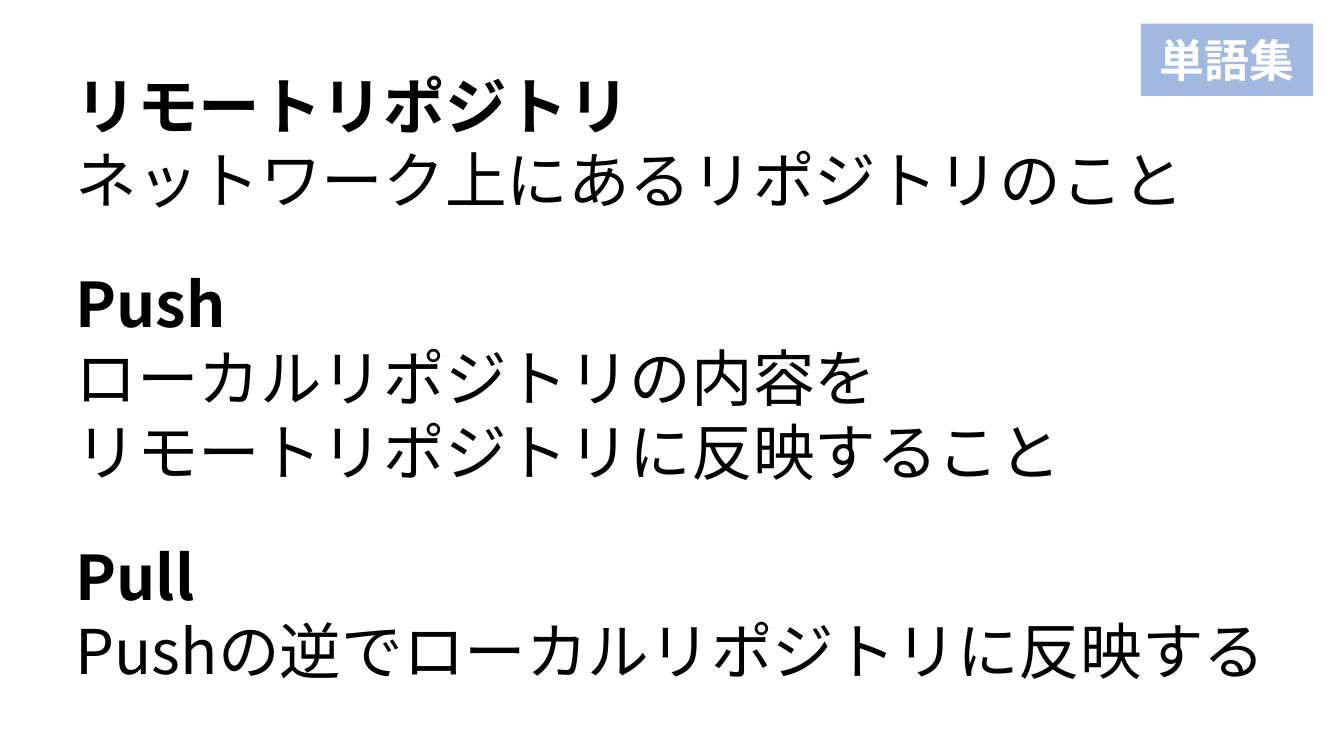
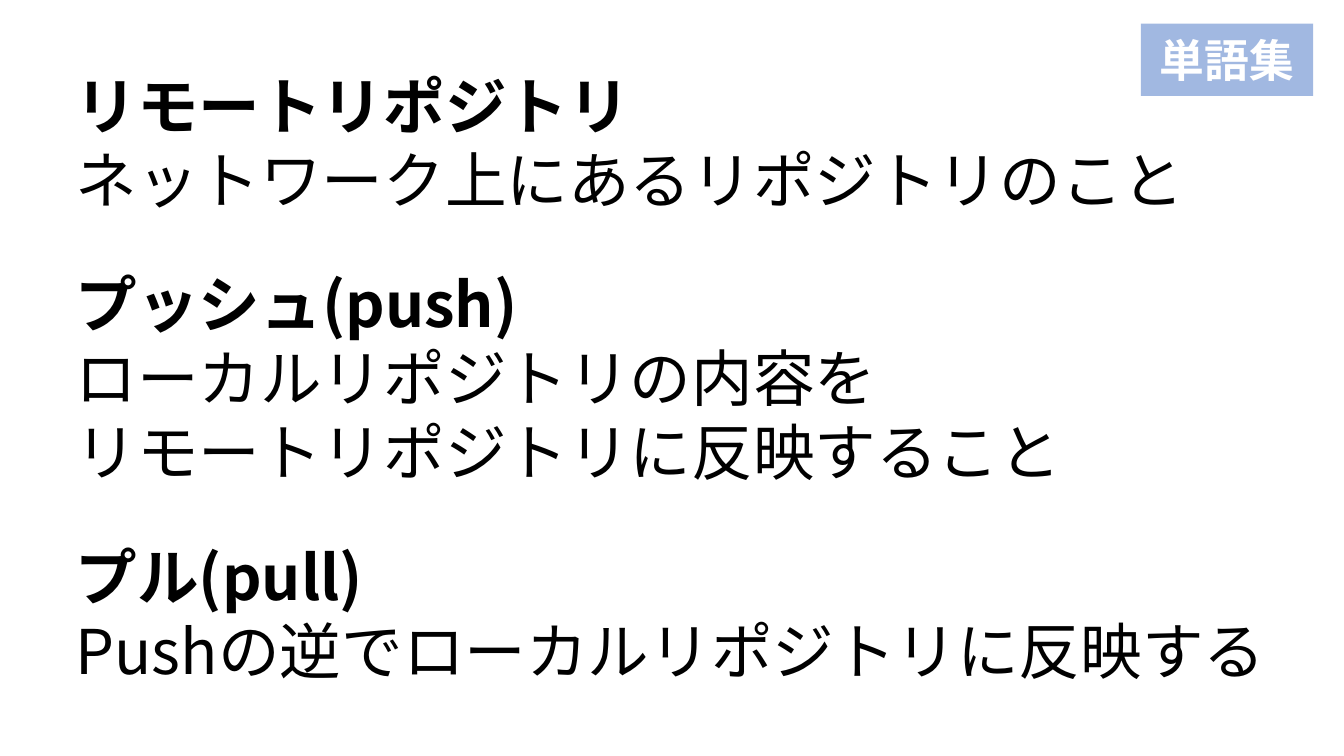
Before and after one commit to syalpon/master, a slide deck: slide 12 of git.pptx (slide 7 before the commit). Drawn at 1344x756 pixels with LibreOffice and Linux fonts; fonts in the diff are those of the drawing. Boxes give left, top, right and bottom in pixels: in the first picture for what was removed or moved away, otherwise in the second. Text is boxed around its words. In the diff, an @@ line names an element or a change of style, - is before the commit and + after.

```diff
--- a/git.pptx
+++ b/git.pptx
@@ text at box(76, 274, 518, 341): text changed @@
-Push
+プッシュ(push)
@@ text at box(76, 547, 364, 614): text changed @@
-Pull
+プル(pull)
```
Also in this commit, not shown: 3 other slides changed, 9 slides added, 2 slides removed.
